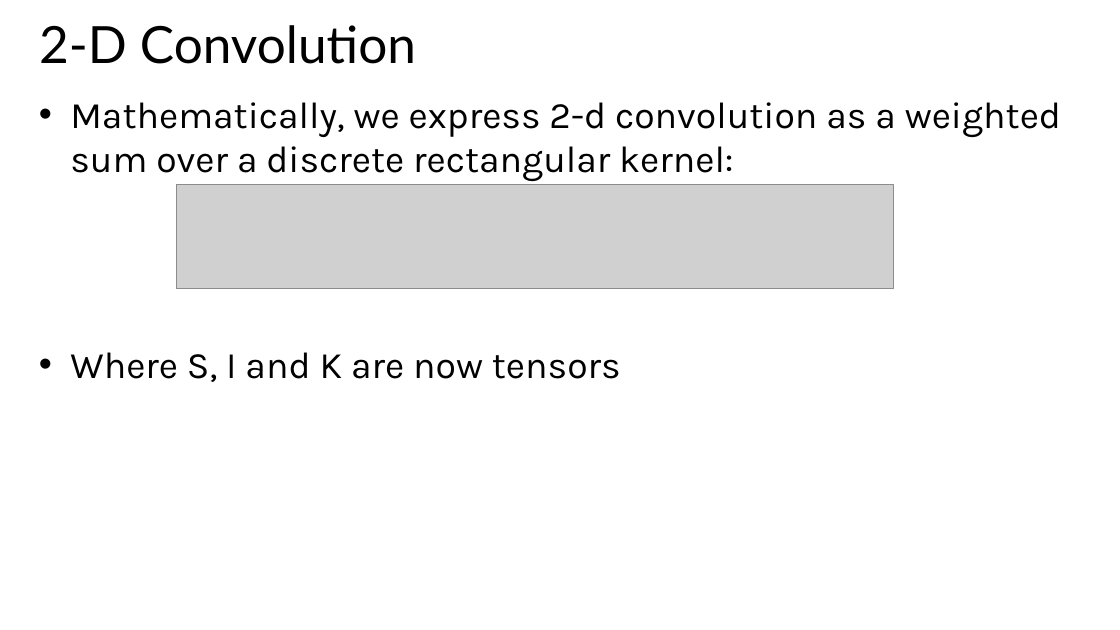
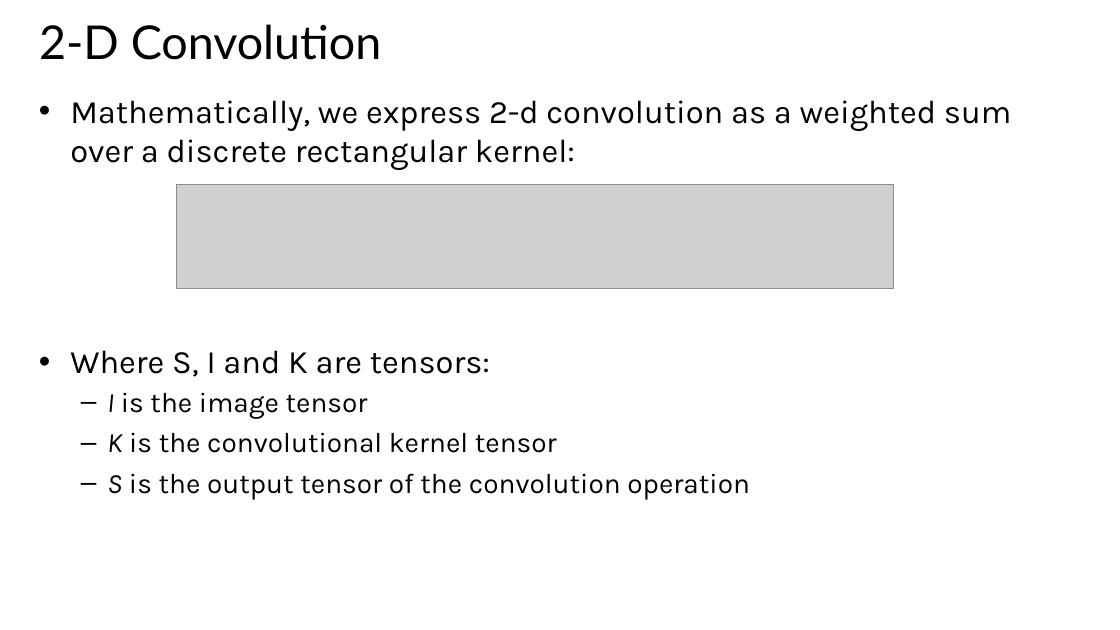
Before and after one commit to StephenElston/CSCI-E25, a slide deck: slide 8 of Slides/6_ConvolutionalNNs.pptx. Drawn at 1120x630 pixels with LibreOffice and Linux fonts; fonts in the diff are those of the drawing; grey boxes stand for pictures. Boxes give left, top, right and bottom in pixels: in the first picture for what was removed or moved away, otherwise in the second. Text is boxed around its words. In the diff, an @@ line names an element or a change of style, - is before the commit and + after.

```diff
--- a/Slides/6_ConvolutionalNNs.pptx
+++ b/Slides/6_ConvolutionalNNs.pptx
@@ title "2-D Convolution" at (39, 24, 382, 60): size 44 to 40 pt @@
@@ text "Mathematically, we express 2-d convolution ..." at (70, 100, 1011, 170): size 32 to 28 pt @@
@@ text at (70, 350, 750, 499): text changed; size 32 to 24 pt @@
-• Where S, I and K are now tensors
+• Where S, I and K are tensors:
+  – I is the image tensor
+  – K is the convolutional kernel tensor
+  – S is the output tensor of the convolution operation
```
Also in this commit, not shown: 37 other slides changed, 3 slides added, 7 slides removed.
